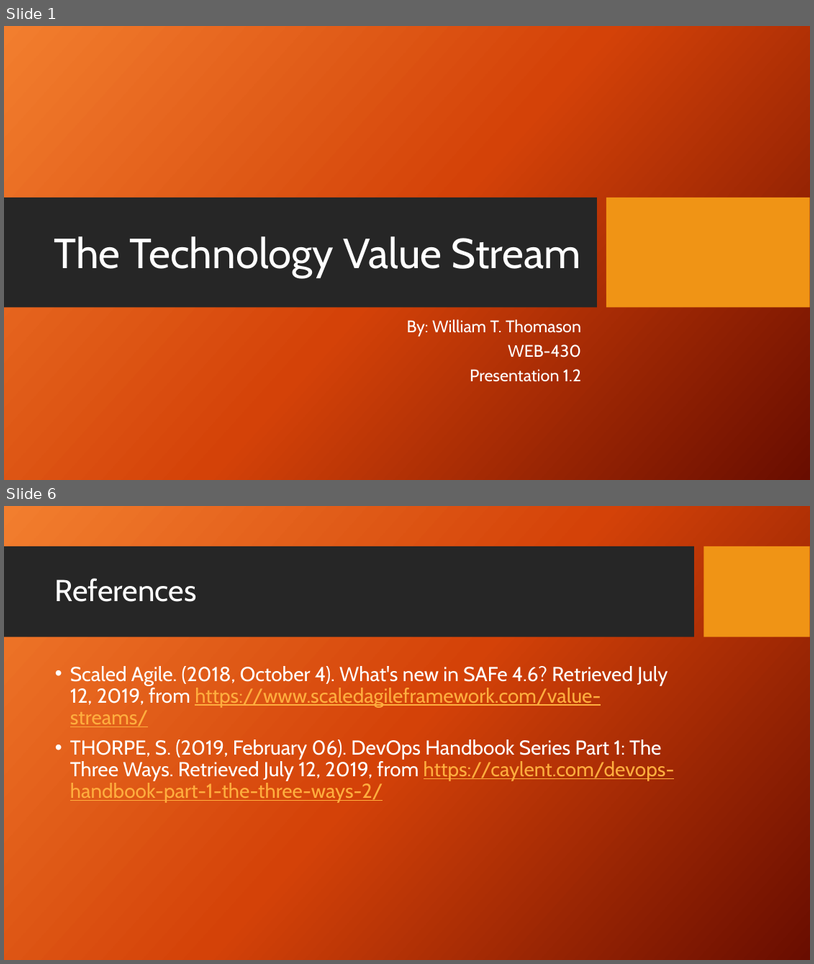
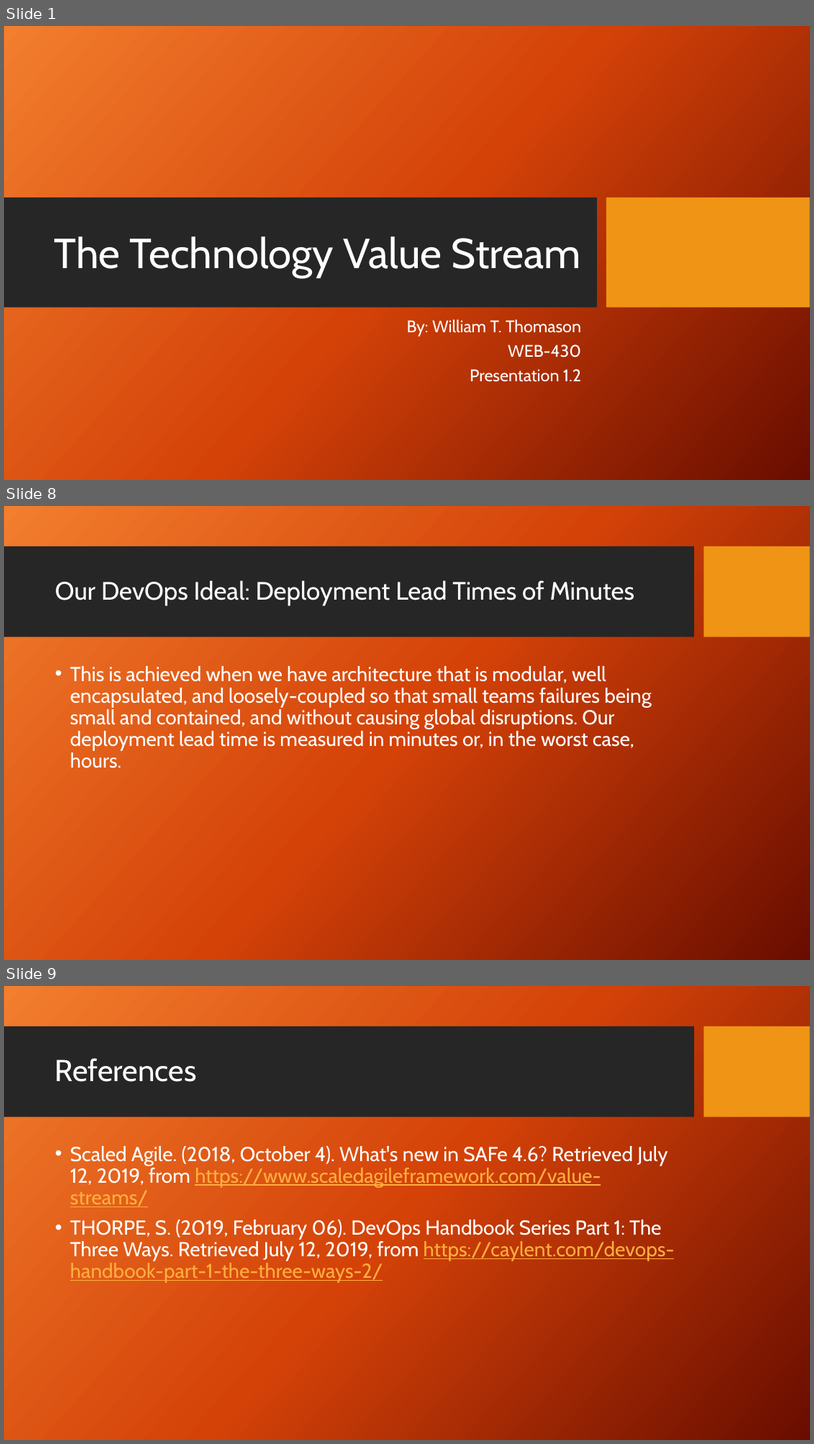
Before and after one commit to wthomason/web-430, a slide deck: week-1/thomason-presentation-1.2.pptx. Shown one above the other, each under a label of ours: slides 1 and 6 before the commit, slides 1, 8 and 9 after it; the slides between them are not shown. The pictures are 814x964 and 814x1444 pixels, drawn with LibreOffice and Linux fonts; fonts in the diff are those of the drawing; background and template pictures are left out. Boxes give left, top, right and bottom in pixels: in the first picture for what was removed or moved away, otherwise in the second. Text is boxed around its words. In the diff, an @@ line names an element or a change of style, - is before the commit and + after.

```diff
--- a/week-1/thomason-presentation-1.2.pptx
+++ b/week-1/thomason-presentation-1.2.pptx
@@ slide 8 added at [4, 506, 810, 960], background picture (left out); not listed: 2 template elements that a slide beside it also shows @@
@@ title added at [55, 580, 635, 605], 30 pt, text #FFFFFF @@
+Our DevOps Ideal: Deployment Lead Times of Minutes
@@ text added at [70, 666, 651, 768], 24 pt, text #FFFFFF @@
+• This is achieved when we have architecture that is modular, well encapsulated, and loosely-coupled so that small teams failures being small and contained, and without causing global disruptions. Our deployment lead time is measured in minutes or, in the worst case, hours.
@@ what was slide 6 is now slide 9 @@
```
Also in this commit, not shown: 4 slides changed, 2 other slides added, 1 other file.
